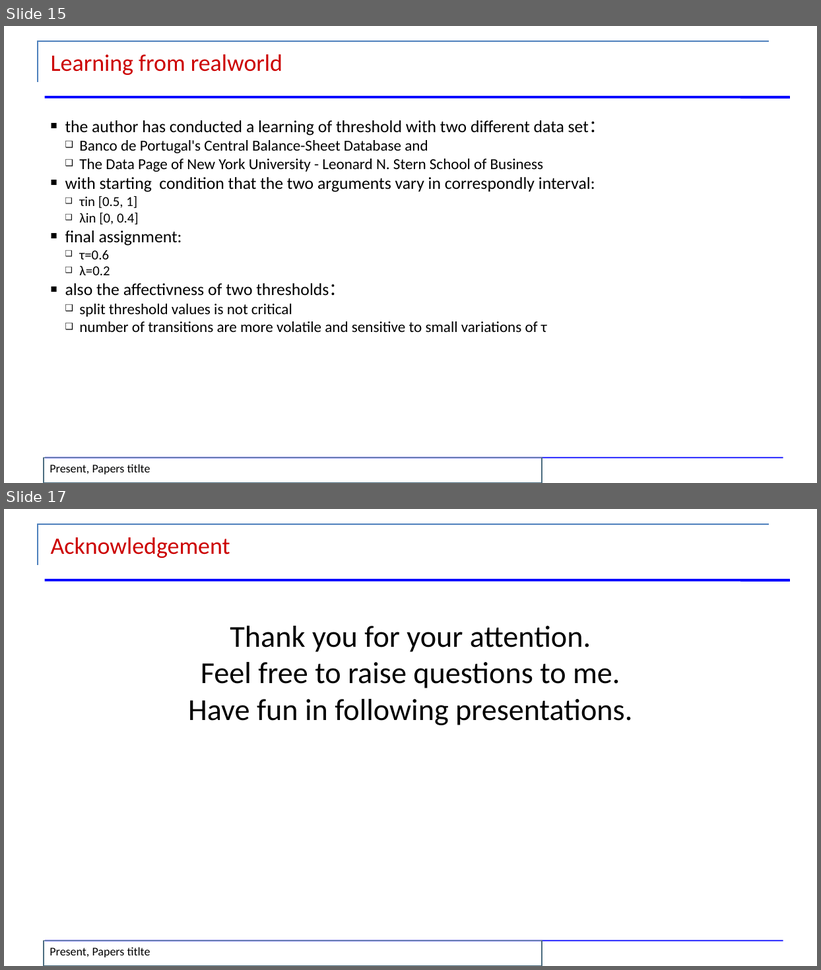
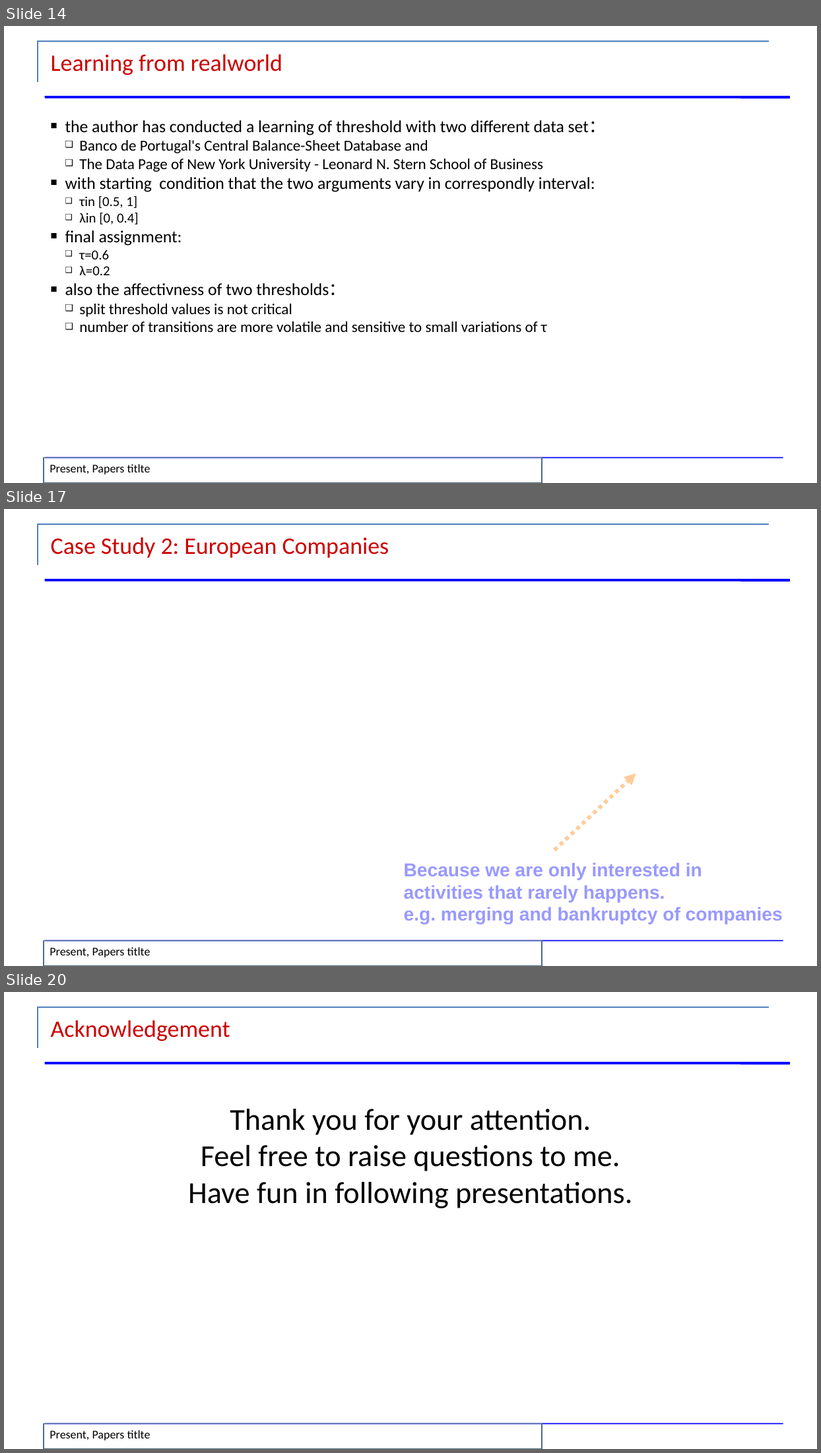
Before and after one commit to JoshuaGhost/Topic_in_Data_Mining, a slide deck: slides/presentation2.pptx. Shown one above the other, each under a label of ours: slides 15 and 17 before the commit, slides 14, 17 and 20 after it; the slides between them are not shown. The pictures are 821x970 and 821x1453 pixels, drawn with LibreOffice and Linux fonts; fonts in the diff are those of the drawing. Boxes give left, top, right and bottom in pixels: in the first picture for what was removed or moved away, otherwise in the second. Text is boxed around its words. In the diff, an @@ line names an element or a change of style, - is before the commit and + after.

Commit message:
add case study to the slide

```diff
--- a/slides/presentation2.pptx
+++ b/slides/presentation2.pptx
@@ slide 17 added at (x1=4, y1=509, x2=817, y2=966), background #FFFFFF; not listed: 3 template elements that a slide beside it also shows @@
@@ text added at (x1=51, y1=537, x2=389, y2=558), 28 pt, text #CC0000 @@
+Case Study 2: European Companies
@@ arrow added from (555, 851) to (636, 774), #FFCC99 4.51 pt @@
@@ text added at (x1=404, y1=863, x2=783, y2=925), 22 pt, text #9999FF, bold @@
+Because we are only interested in
+activities that rarely happens.
+e.g. merging and bankruptcy of companies
@@ rectangle added at (x1=44, y1=941, x2=542, y2=966), outline #4C6D80 1.5 pt, 14 pt, text #000000 @@
+Present, Papers titlte
@@ what was slide 15 is now slide 14 @@
@@ what was slide 17 is now slide 20 @@
```
Also in this commit, not shown: 1 slide changed, 3 other slides added, 1 slide removed, 2 other files.
